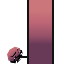
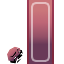
Comparing the layer stacks of the two 64×64 images. Changes:
added layer "glass" (52%) in group "flux" over box(31, 2, 50, 62)
added layer "edges" in group "flux" over box(27, 0, 54, 64)
painted on "bg" over box(27, 0, 54, 64)
hid "bgline", painted on it over box(15, 56, 29, 62)
